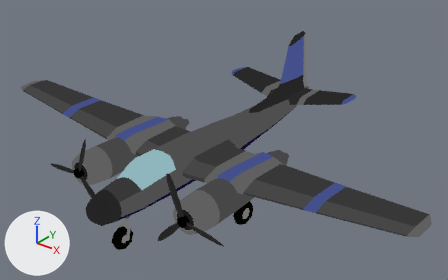
The Blender file aesthetic-flight-simulator/Planes/Douglas A26/Douglas A26.blend as it was, and as the next commit left it.
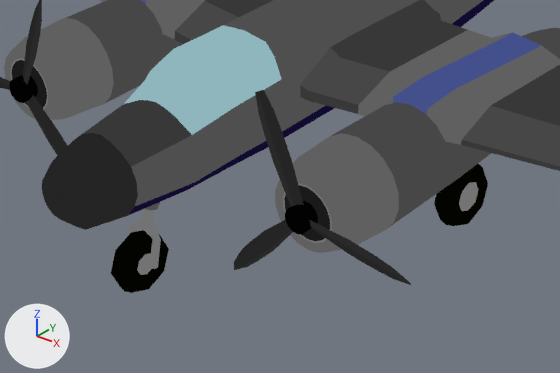
Each version is shown whole from a camera (50 mm lens) standing at (4.48, -4.6, 4.15) and looking at (0.08, 0.89, 0.75), then close up on the part from 16% to 63% of the width and 50% to 100% of the height. Every picture has the same lights, and +X, +Y and +Z are marked at lower left.

Script lines for the objects in view, before the commit:
```python
me_cube_004 = bpy.data.meshes.new('Cube.004')
me_cube_004.from_pydata(...)  # 97 vertices, 82 faces; spans x 0.0..2.37, y -6.75..1.85, z -13.43..0.6
me_cube_004.materials.append(mat_pixpal)
me_cube_005 = bpy.data.meshes.new('Cube.005')
me_cube_005.from_pydata(...)  # 97 vertices, 93 faces; spans x 18.84..21.61, y -3.85..3.85, z -11.21..0.0
me_cube_005.materials.append(mat_pixpal_001)
me_cylinder_001 = bpy.data.meshes.new('Cylinder.001')
me_cylinder_001.from_pydata(...)  # 156 vertices, 120 faces; spans x -0.537..0.388, y -0.048..0.064, z -0.4..0.492
me_cylinder_001.materials.append(mat_pixpal)
ob_front_wheels = bpy.data.objects.new('Front Wheels', me_cube_004)
ob_front_wheels.location = (0.0, -0.684, 0.552)
ob_front_wheels.scale = (0.0397, 0.0397, 0.0397)
_m = ob_front_wheels.modifiers.new('Mirror', 'MIRROR')
_m.use_clip = True
ob_propeller_right = bpy.data.objects.new('Propeller Right', me_cylinder_001)
ob_propeller_right.location = (-0.816, -0.7, 0.648)
ob_wheels = bpy.data.objects.new('Wheels', me_cube_005)
ob_wheels.location = (0.0, 0.351, 0.524)
ob_wheels.scale = (0.0397, 0.0397, 0.0397)
_m = ob_wheels.modifiers.new('Mirror', 'MIRROR')
_m.use_clip = True
# also in view: 'Wings' at (0.0, 0.48, 0.79); 'Propeller Left' at (0.89, -0.69, 0.69); 'Engines' at (0.0, 0.27, 0.64); 'Fuselage' at (0.0, 0.89, 0.7)
```
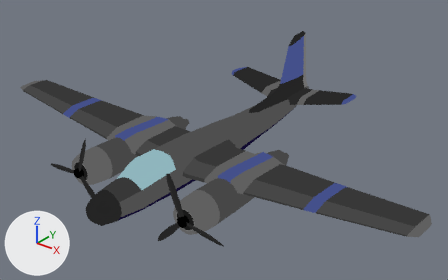
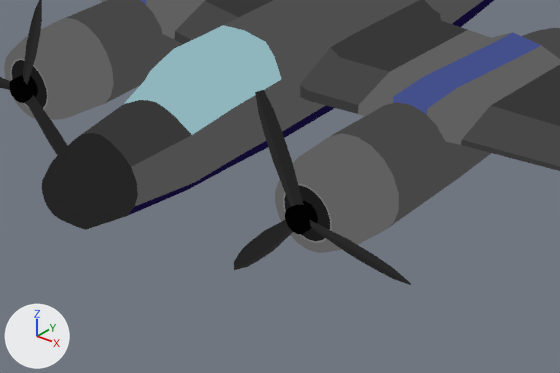
What changed in the scene script:
```text
Change ob_front_wheels:
    ob_front_wheels.rotation_euler: (0.0, 0.0, 0.0) -> (1.993, -0.0087, -0.00305)  # degrees (0, 0, 0) -> degrees (114, -0.5, -0.2)
Change ob_wheels:
    ob_wheels.rotation_euler: (0.0, 0.0, 0.0) -> (1.892, 0.0, 0.0)  # degrees (0, 0, 0) -> degrees (108, 0, 0)
```

What differs and where, as boxes (x1, y1, x2, y2) in the close-ups (560 x 373 px):
'Front Wheels', turned (not visible afterwards)
    before: (111, 202, 169, 293)
'Wheels', turned (not visible afterwards)
    before: (434, 164, 488, 226)
